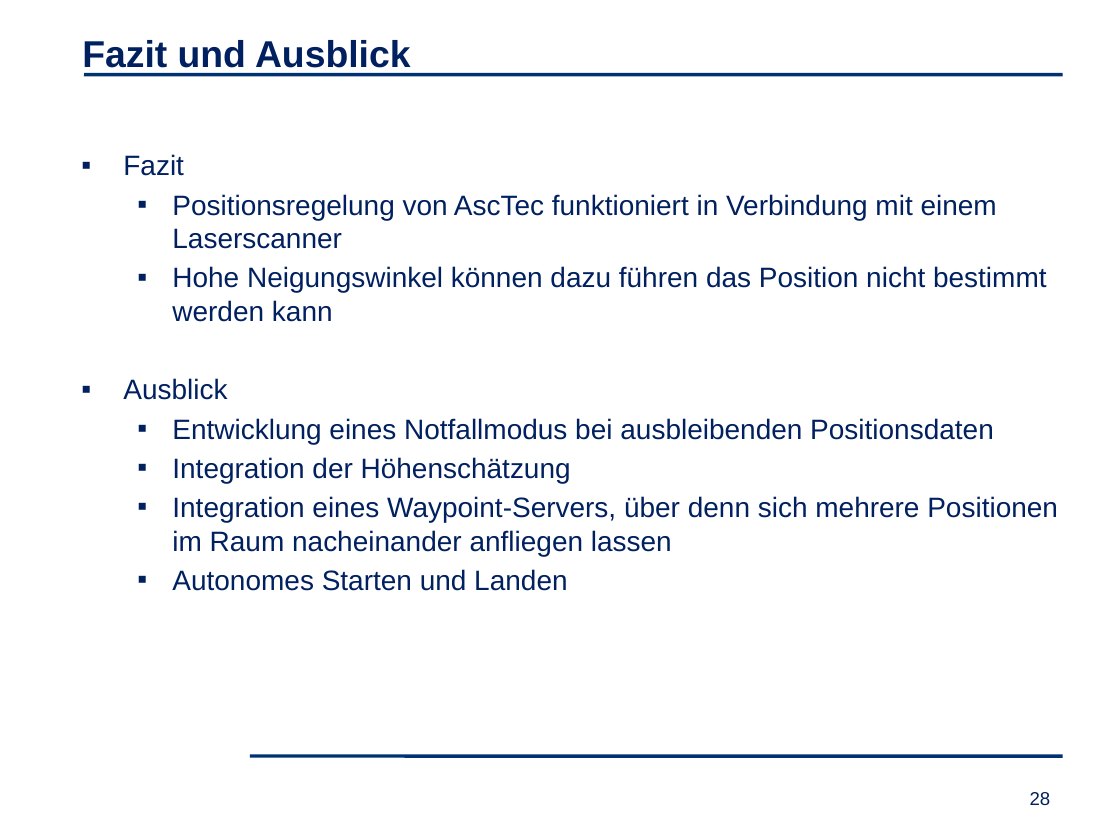
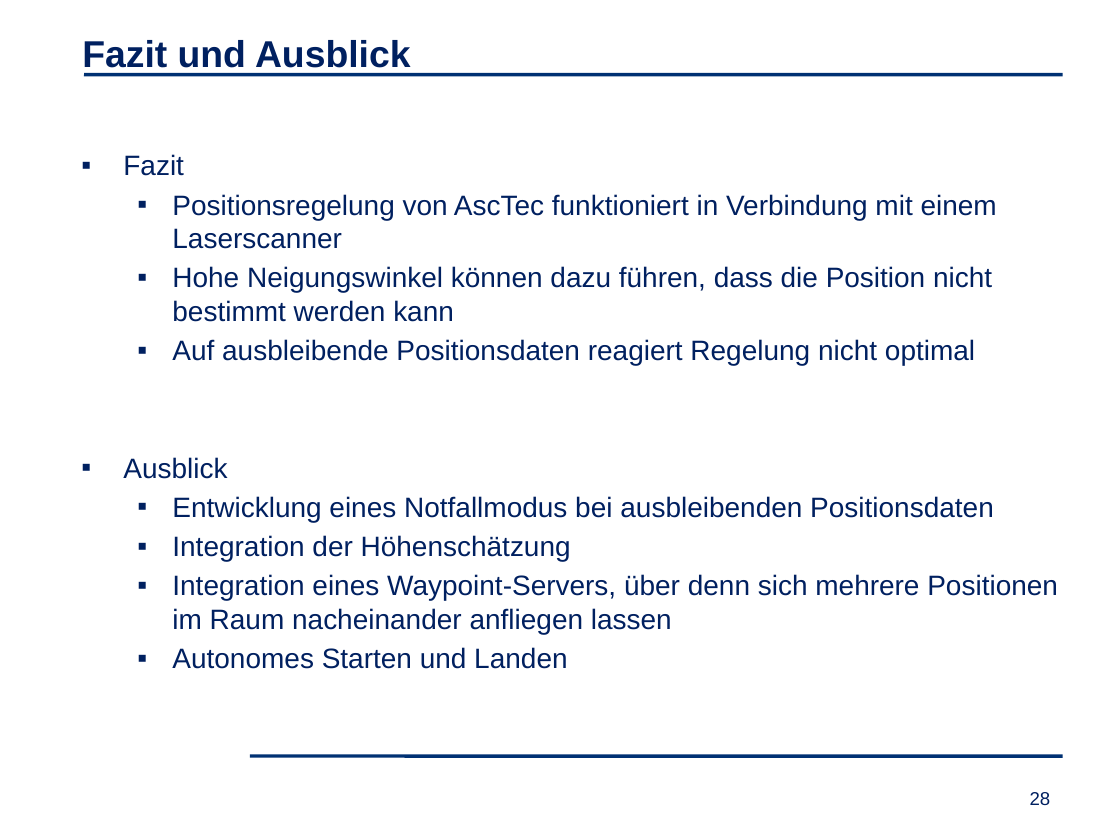
Before and after one commit to matwelter/Abschlusspraesentation, a slide deck: slide 28 of Abschlusspräsentation_LIKE.pptx. Drawn at 1120x840 pixels with LibreOffice and Linux fonts; fonts in the diff are those of the drawing; background and template pictures are left out. Boxes give left, top, right and bottom in pixels: in the first picture for what was removed or moved away, otherwise in the second. Text is boxed around its words. In the diff, an @@ line names an element or a change of style, - is before the commit and + after.

```diff
--- a/Abschlusspräsentation_LIKE.pptx
+++ b/Abschlusspräsentation_LIKE.pptx
@@ text at [172, 266, 992, 365]: text changed @@
-  ▪ Hohe Neigungswinkel können dazu führen das Position nicht bestimmt werden kann
+  ▪ Hohe Neigungswinkel können dazu führen, dass die Position nicht bestimmt werden kann
+  ▪ Auf ausbleibende Positionsdaten reagiert Regelung nicht optimal
```
Also in this commit, not shown: 3 other slides changed.
